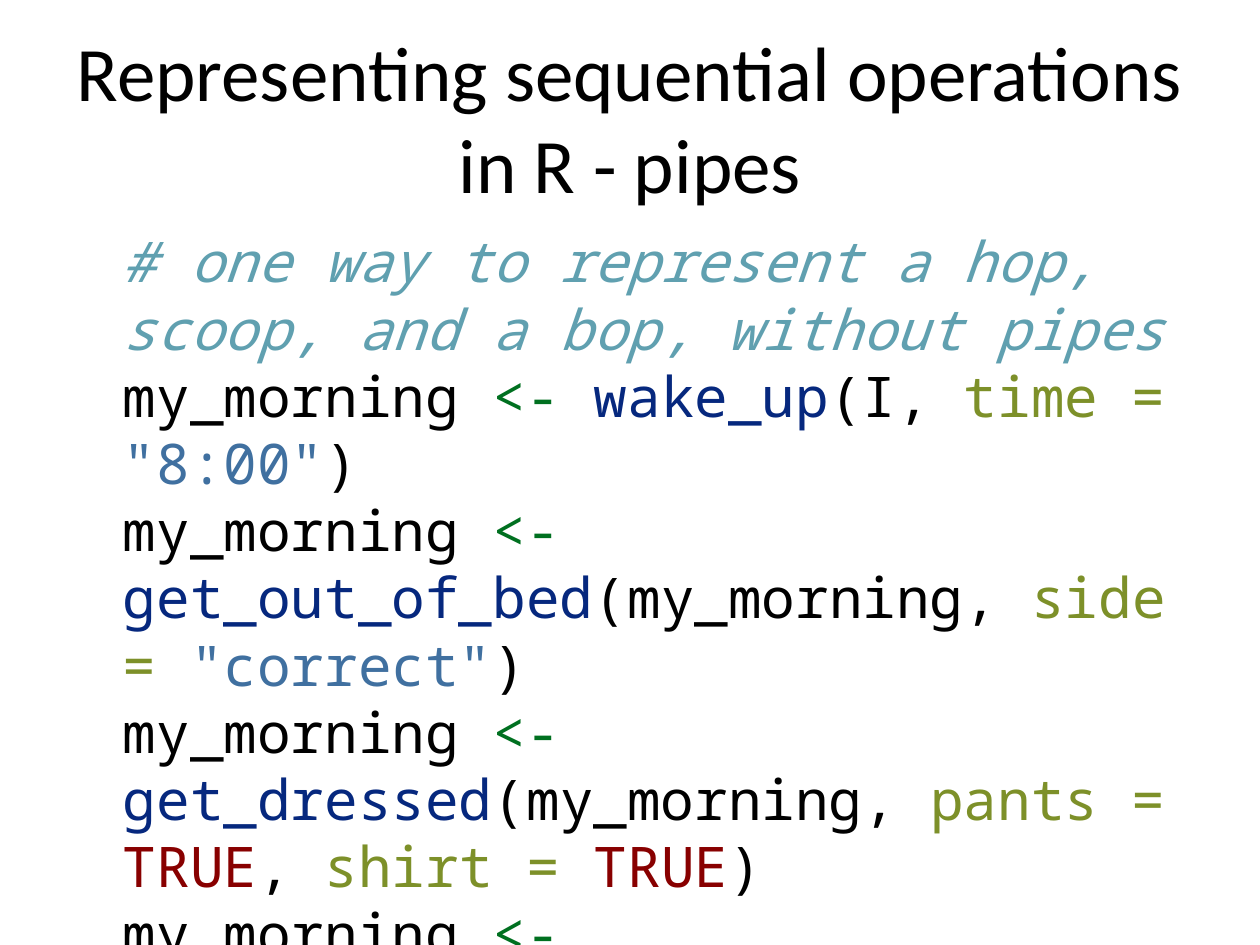
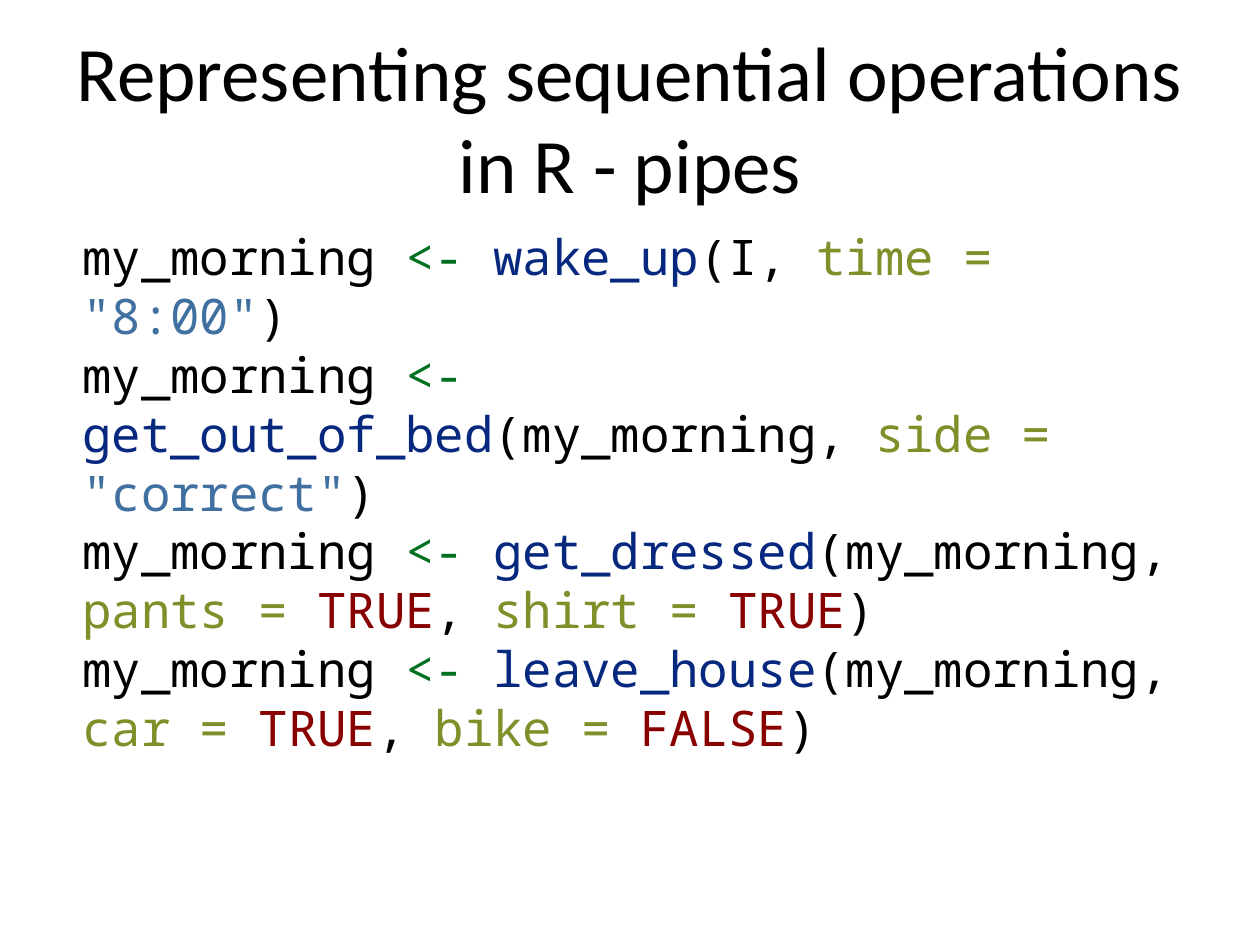
Before and after one commit to pcmathias/MSACL-intermediate-R-course, a slide deck: slide 9 of slides/01---Reproducible-Research.pptx. Drawn at 1260x945 pixels with LibreOffice and Linux fonts; fonts in the diff are those of the drawing. Boxes give left, top, right and bottom in pixels: in the first picture for what was removed or moved away, otherwise in the second. Text is boxed around its words. In the diff, an @@ line names an element or a change of style, - is before the commit and + after.

```diff
--- a/slides/01---Reproducible-Research.pptx
+++ b/slides/01---Reproducible-Research.pptx
@@ text at [83,237,1169,754]: text changed; size 32 to 28 pt @@
-# one way to represent a hop, scoop, and a bop, without pipes
-my_morning <- wake_up(I, time = "8:00")
-my_morning <- get_out_of_bed(my_morning, side = "correct")
-my_morning <- get_dressed(my_morning, pants = TRUE, shirt = TRUE)
-my_morning <- leave_house(my_morning, car = TRUE, bike = FALSE)
+my_morning <- wake_up(I, time = "8:00")
+my_morning <- get_out_of_bed(my_morning, side = "correct")
+my_morning <- get_dressed(my_morning, pants = TRUE, shirt = TRUE)
+my_morning <- leave_house(my_morning, car = TRUE, bike = FALSE)
```
Also in this commit, not shown: 5 other slides changed, 2 slides added, 2 slides removed, 1 other file.
